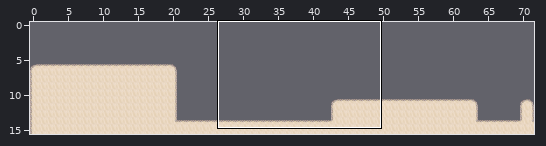
A Tiled map gets an edit: DestroyTheNuduhake/assets/mapa.tmx. Above, an overview of the earlier version with the close-up marked.
Close-up. The starting point:
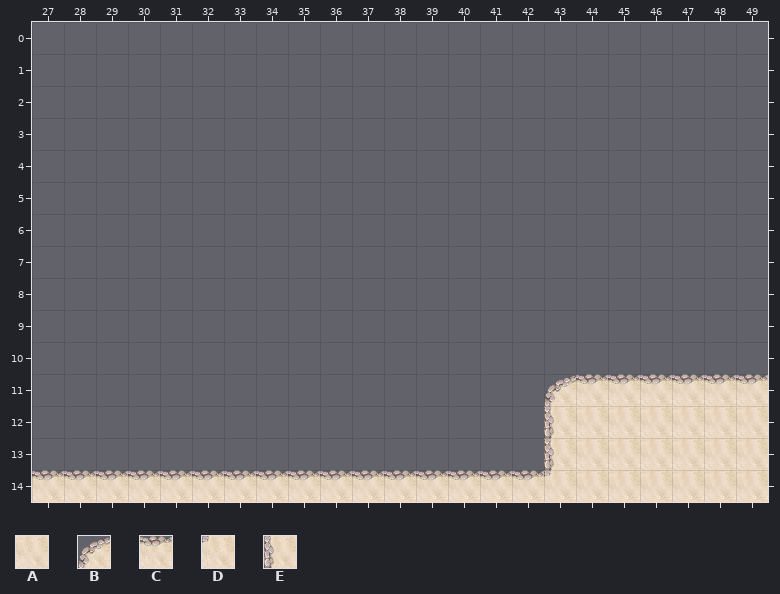
Cells are 32x32 px. Shown: x 27..49, y 0..14.
Key: from "desert": A 1, B 40, C 41, D 43, E 48.
_ is an empty cell.
Layer "Camada de Tiles 1" before, first column x 27:
 0 _______________________
 1 _______________________
 2 _______________________
 3 _______________________
 4 _______________________
 5 _______________________
 6 _______________________
 7 _______________________
 8 _______________________
 9 _______________________
10 _______________________
11 ________________BCCCCCC
12 ________________EAAAAAA
13 ________________EAAAAAA
14 CCCCCCCCCCCCCCCCDAAAAAA
After:
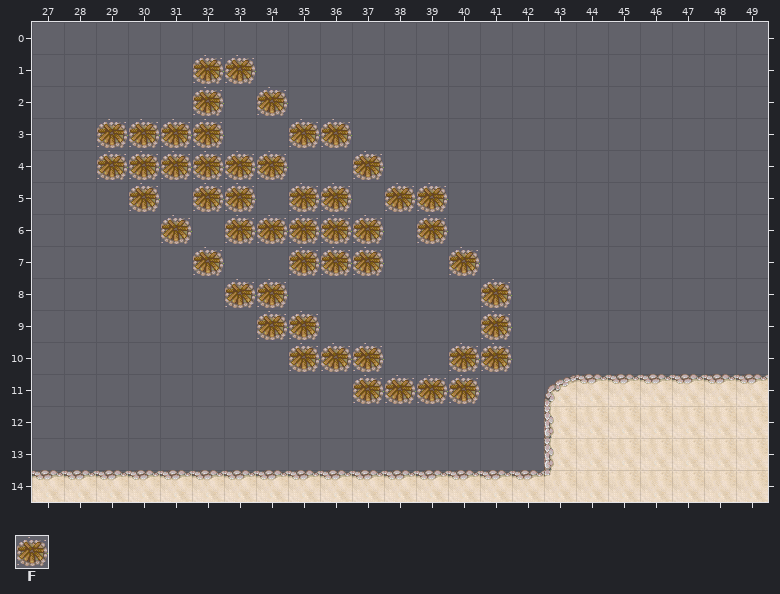
Further tiles: from "desert": F 19.
From old to new:
{"where": "layer \"Camada de Tiles 1\""}
{"y":1,"x":32,"old":"__","new":"FF"}
{"y":2,"x":32,"old":"_","new":"F"}
{"y":2,"x":34,"old":"_","new":"F"}
{"y":3,"x":29,"old":"____","new":"FFFF"}
{"y":3,"x":35,"old":"__","new":"FF"}
{"y":4,"x":29,"old":"______","new":"FFFFFF"}
{"y":4,"x":37,"old":"_","new":"F"}
{"y":5,"x":30,"old":"_","new":"F"}
{"y":5,"x":32,"old":"__","new":"FF"}
{"y":5,"x":35,"old":"__","new":"FF"}
{"y":5,"x":38,"old":"__","new":"FF"}
{"y":6,"x":31,"old":"_","new":"F"}
{"y":6,"x":33,"old":"_____","new":"FFFFF"}
{"y":6,"x":39,"old":"_","new":"F"}
{"y":7,"x":32,"old":"_","new":"F"}
{"y":7,"x":35,"old":"___","new":"FFF"}
{"y":7,"x":40,"old":"_","new":"F"}
{"y":8,"x":33,"old":"__","new":"FF"}
{"y":8,"x":41,"old":"_","new":"F"}
{"y":9,"x":34,"old":"__","new":"FF"}
{"y":9,"x":41,"old":"_","new":"F"}
{"y":10,"x":35,"old":"___","new":"FFF"}
{"y":10,"x":40,"old":"__","new":"FF"}
{"y":11,"x":37,"old":"____","new":"FFFF"}
{"label":"added","picture_box":[97,55,512,404]}
